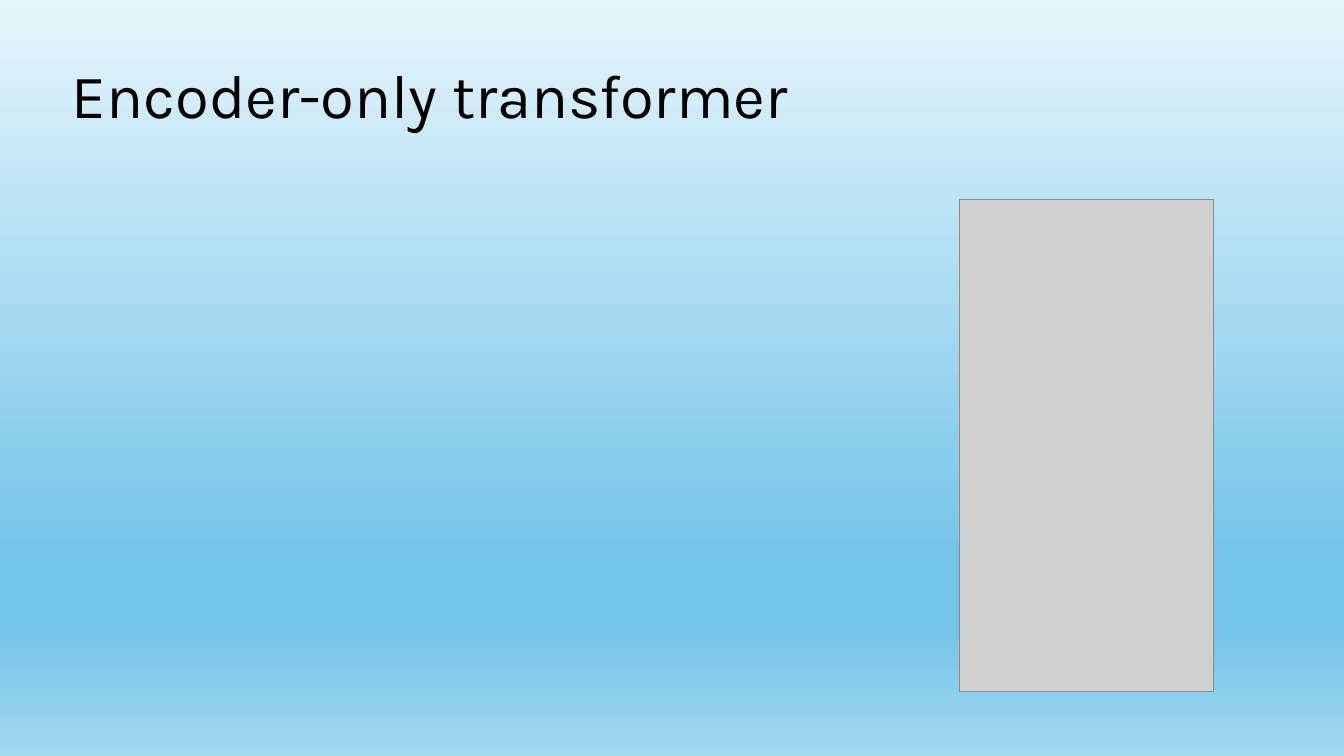
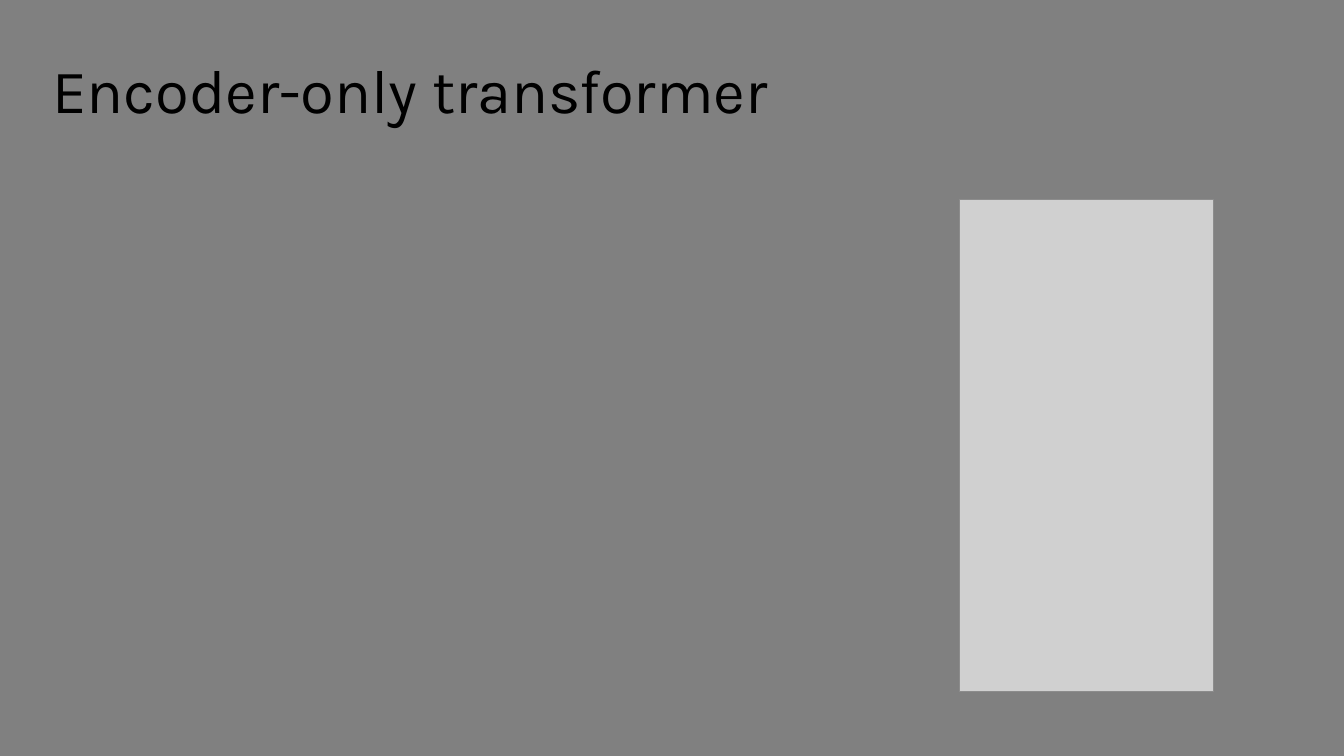
Before and after one commit to shohame/CVPR-2026, a slide deck: slide 4 of Docs/Semantic Search Engine for CVPR 2026 Academic Literature.pptx (slide 2 before the commit). Drawn at 1344x756 pixels with LibreOffice and Linux fonts; fonts in the diff are those of the drawing; grey boxes stand for pictures. Boxes give left, top, right and bottom in pixels: in the first picture for what was removed or moved away, otherwise in the second. Text is boxed around its words. In the diff, an @@ line names an element or a change of style, - is before the commit and + after.

```diff
--- a/Docs/Semantic Search Engine for CVPR 2026 Academic Literature.pptx
+++ b/Docs/Semantic Search Engine for CVPR 2026 Academic Literature.pptx
@@ background gradient #E6F5FB to #74C4E9 to #A2D8F0 to #808080 @@
@@ title "Encoder-only transformer": place and size @@
-title "Encoder-only transformer" at <box>72,75,787,133</box>
+title "Encoder-only transformer" at <box>52,70,767,128</box>
```
Also in this commit, not shown: 2 other slides changed, 3 slides added, 3 slides removed, 9 other files.
